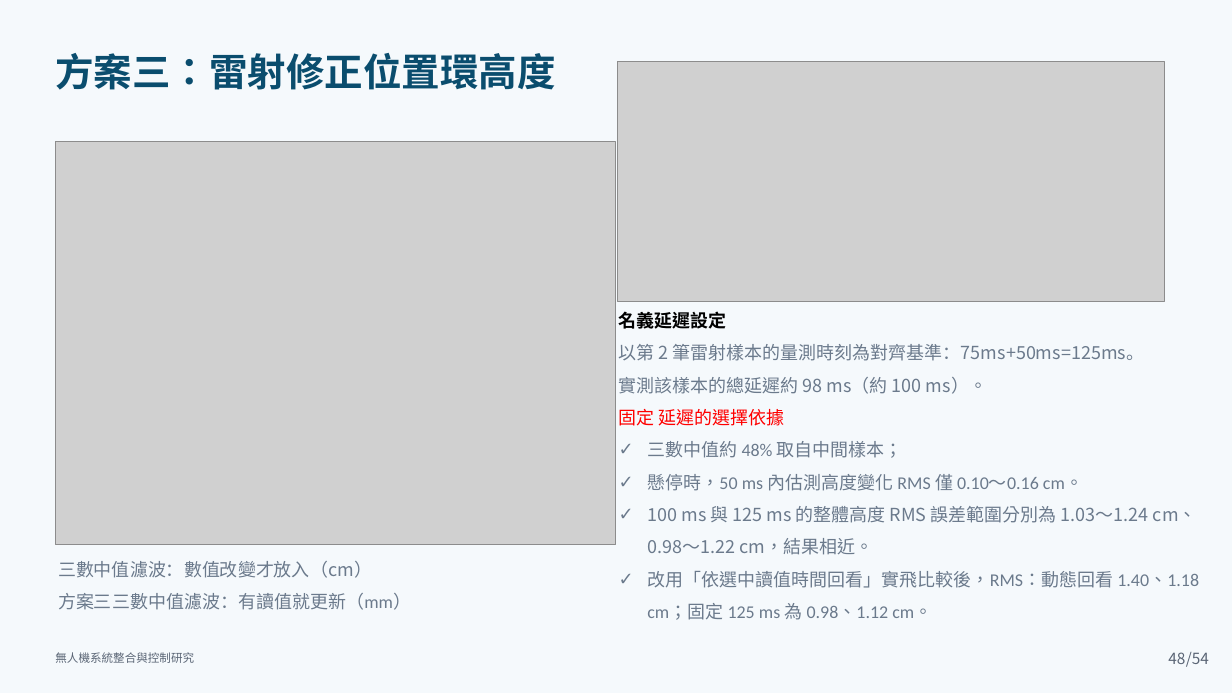
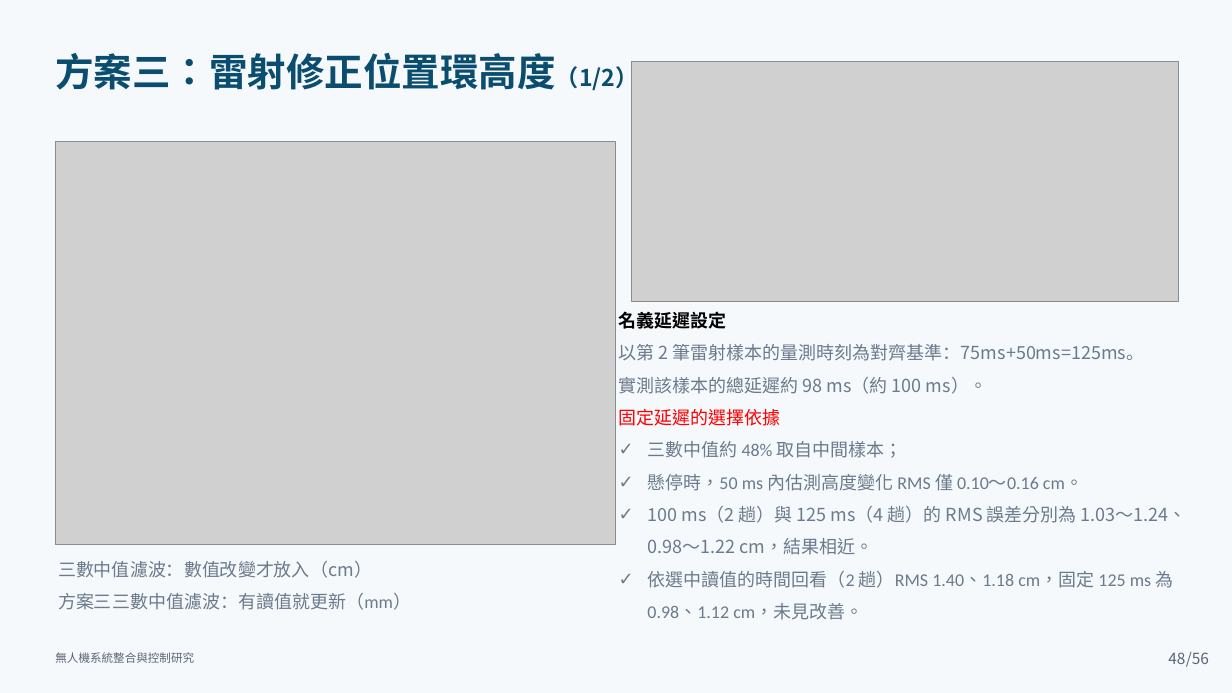
Before and after one commit to lingken1028/-, a slide deck: slide 48 of 無人機系統整合與控制研究_口試簡報 (2).pptx. Drawn at 1232x693 pixels with LibreOffice and Linux fonts; fonts in the diff are those of the drawing; grey boxes stand for pictures. Boxes give left, top, right and bottom in pixels: in the first picture for what was removed or moved away, otherwise in the second. Text is boxed around its words. In the diff, an @@ line names an element or a change of style, - is before the commit and + after.

```diff
--- a/無人機系統整合與控制研究_口試簡報 (2).pptx
+++ b/無人機系統整合與控制研究_口試簡報 (2).pptx
@@ text at (x1=55, y1=53, x2=638, y2=92): text changed @@
-方案三：雷射修正位置環高度
+方案三：雷射修正位置環高度（1/2）
@@ picture moved from (x1=617, y1=62, x2=1165, y2=301) to (x1=631, y1=62, x2=1178, y2=301) @@
@@ text at (x1=619, y1=409, x2=781, y2=426): spaces changed @@
-固定 延遲的選擇依據
+固定延遲的選擇依據
@@ text at (x1=647, y1=506, x2=1187, y2=620): text changed; font Calibri to Noto Sans CJK TC @@
-✓ 100 ms 與 125 ms 的整體高度 RMS 誤差範圍分別為 1.03～1.24 cm、0.98～1.22 cm，結果相近。
-✓ 改用「依選中讀值時間回看」實飛比較後，RMS：動態回看 1.40、1.18 cm；固定 125 ms 為 0.98、1.12 cm。
+✓ 100 ms（2 趟）與 125 ms（4 趟）的 RMS 誤差分別為 1.03～1.24、0.98～1.22 cm，結果相近。
+✓ 依選中讀值的時間回看（2 趟）RMS 1.40、1.18 cm，固定 125 ms 為 0.98、1.12 cm，未見改善。
@@ text at (x1=1186, y1=652, x2=1209, y2=667): text changed @@
-/54
+/56
```
Also in this commit, not shown: 55 other slides changed.
